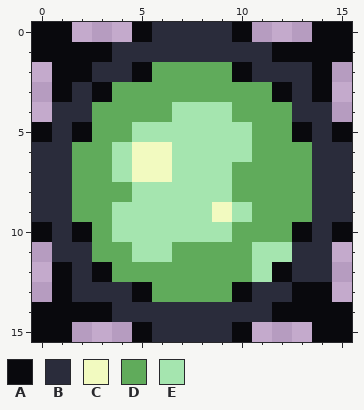
Edited in one commit: pixel-art sprite (textures/projectiles/poison_spew.png). The picture above is the old version.
The file is 16x16 pixels.
Palette (. is transparent): A #09090d  B #2a2c3b  C #f2fac0  D #60ab5b  E #a5e5af
Pixels before, first column x 0:
 0 AA...ABBBBA...AA
 1 AAAABBBBBBBBAAAA
 2 .AABBADDDDABBBA.
 3 .ABADDDDDDDDABA.
 4 .BBDDDDEEEDDDBB.
 5 ABADDEEEEEEDDABA
 6 BBDDECCEEEEDDDBB
 7 BBDDECCEEEDDDDBB
 8 BBDDDEEEEEDDDDBB
 9 BBDDEEEEECEDDDBB
10 ABADEEEEEEDDDABA
11 .BBDDEEDDDDEEBB.
12 .ABADDDDDDDEABB.
13 .ABBBADDDDABBAA.
14 AAAABBBBBBBBAAAA
15 AA...ABBBBA...AA
New version:
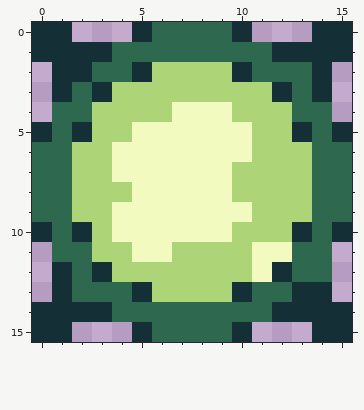
The edit:
Colour A changes from #09090d to #143036.
Colour B changes from #2a2c3b to #2e694f.
Colour D changes from #60ab5b to #add477.
Colour C replaces colour E in row 4 at x 7 to 9; in row 5 at x 5 to 10; in row 6 at x 4 and 7 to 10; in row 7 at x 4 and 7 to 9; in row 8 at x 5 to 9; in row 9 at x 4 to 8 and 10.
Colour C replaces colour E in row 10 at x 4 to 9; in row 11 at x 5 to 6 and 11 to 12; in row 12 at x 11.
Boxes around the changes in both pictures, in picture pixels (x1, y1, x2, y2):
changed: (32, 22, 352, 342)
